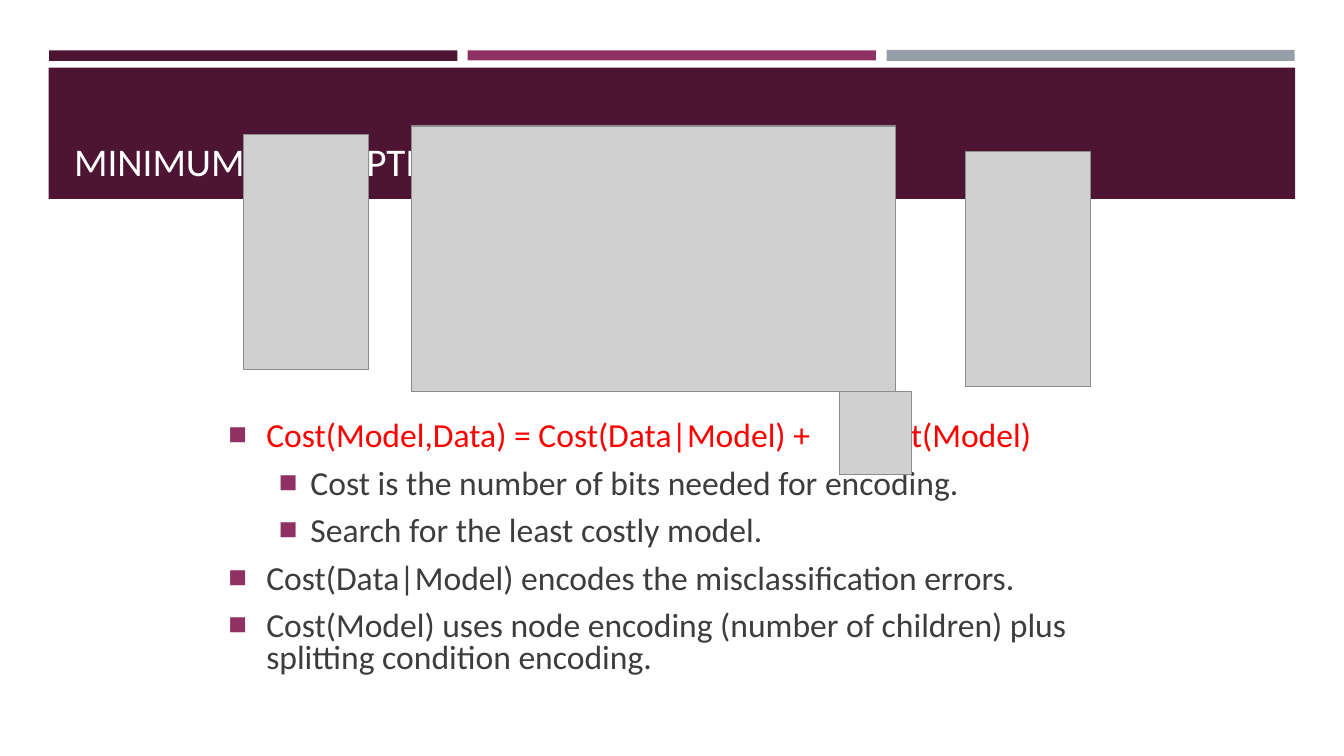
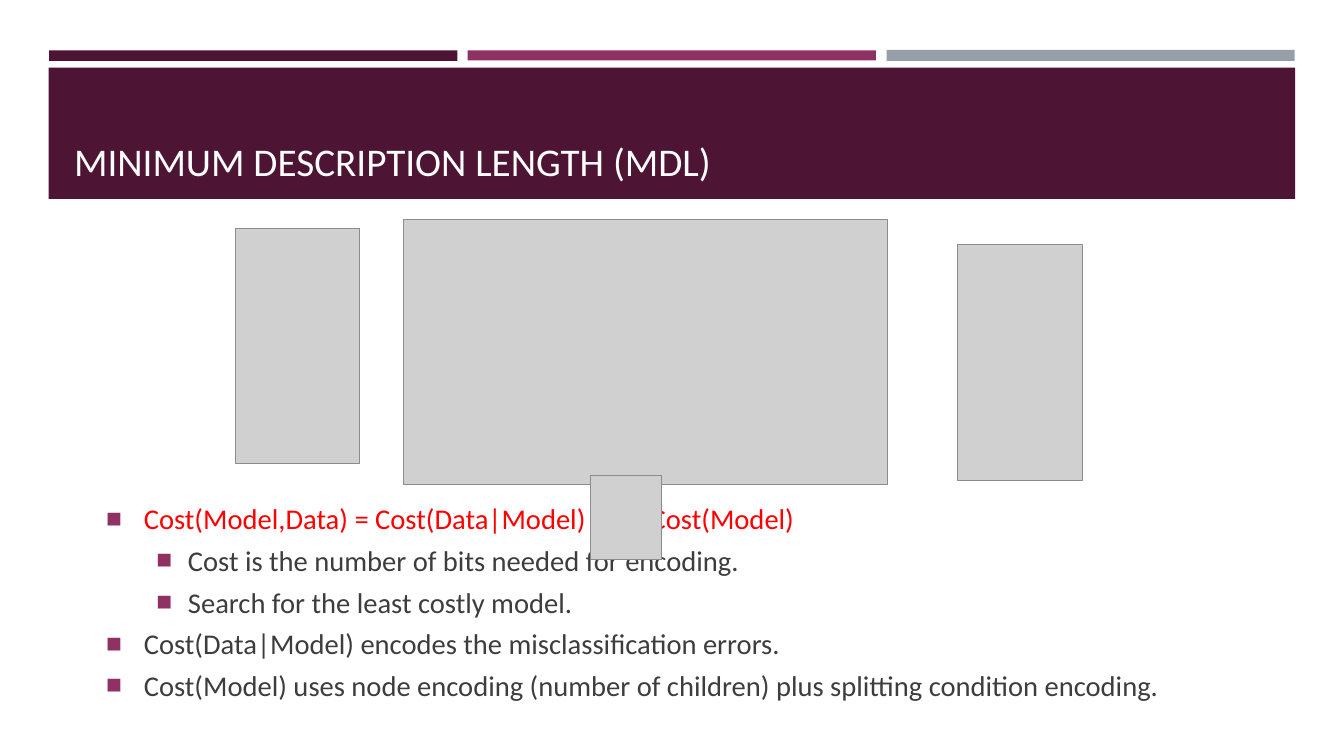
Before and after one commit to BeiyuLinCS/beiyulin.github.io, a slide deck: slide 8 of teach/fall_21/slides/ds_12.pptx. Drawn at 1344x756 pixels with LibreOffice and Linux fonts; fonts in the diff are those of the drawing; grey boxes stand for pictures. Boxes give left, top, right and bottom in pixels: in the first picture for what was removed or moved away, otherwise in the second. Text is boxed around its words. In the diff, an @@ line names an element or a change of style, - is before the commit and + after.

```diff
--- a/teach/fall_21/slides/ds_12.pptx
+++ b/teach/fall_21/slides/ds_12.pptx
@@ 3 pictures: place and size @@
-3 pictures at <box>244,126,1091,391</box>
+3 pictures at <box>235,220,1083,485</box>
@@ picture: place and size @@
-picture at <box>840,391,911,475</box>
+picture at <box>590,476,661,560</box>
@@ text "Cost(Model,Data) = Cost(Data|Model) + x ...": place and size @@
-text "Cost(Model,Data) = Cost(Data|Model) + x ..." at <box>266,420,1066,675</box>
+text "Cost(Model,Data) = Cost(Data|Model) + x ..." at <box>144,506,1158,701</box>
@@ text "Cost(Model,Data) = Cost(Data|Model) + x ..." at <box>144,506,1158,701</box>: size 24 to 20.4 pt @@
```
Also in this commit, not shown: 12 other slides changed, 1 slide added, 8 other files.
